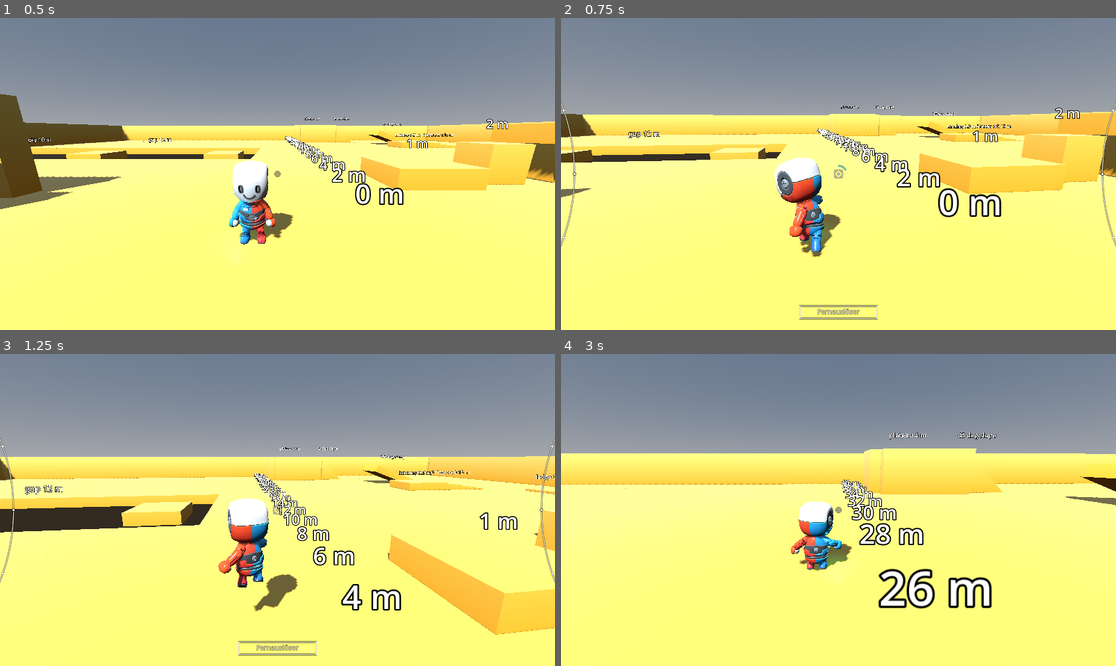
Above: before the commit, frames 1-4 (two rows, left to right).
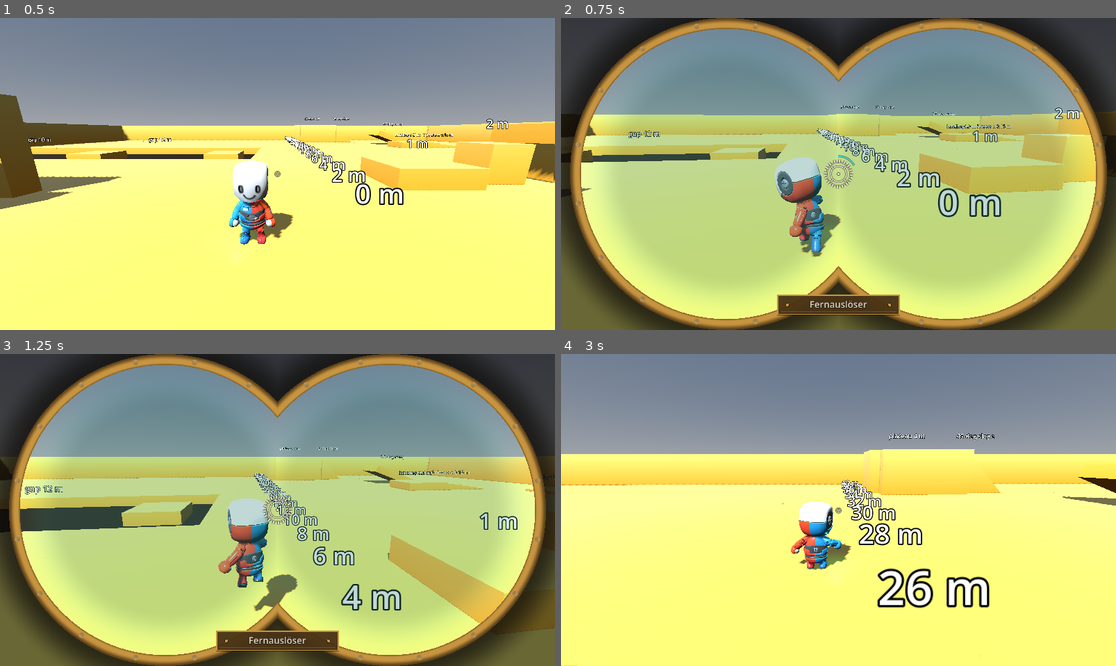
Above: after the commit, the same moments.

Repository: bistlaudio/Attimo
Game: Godot game, scene res://scenes/test/movement_gym.tscn
Two runs of this game, one before a commit and one after it. Both use one fixed random seed, a clock stepped at 60 frames per second and the inputs below.
Inputs (mouse positions are in pixels of both pictures, inside the frame that each line leads up to):
- Up to frame 1 (0.5 s): no input
- Up to frame 2 (0.75 s): tap Enter at 0.5 s; move the mouse to (866, 174) at 0.52 s; hold W (move_forward) from 0.53 s (still down); hold Right mouse button (aim) from 0.53 s (still down); click (866, 174) at 0.67 s
- Up to frame 3 (1.25 s): keep holding W (move_forward); keep holding Right mouse button (aim); tap Space (jump) at 0.77, 1.07 s; tap Shift (dash) at 0.8 s
- Up to frame 4 (3 s): keep holding W (move_forward); move the mouse to (810, 510) at 1.27 s; release Right mouse button (aim) at 1.28 s; tap Shift (dash) at 1.35 s; click (810, 510) at 1.42 s; tap Space (jump) at 1.52, 1.55, 1.82 s; move the mouse to (849, 503) at 2.02 s; hold Space (jump) 2.03-2.78 s; click (849, 503) at 2.17 s; right-click (849, 503) at 2.3 s; move the mouse to (832, 516) at 2.77 s; right-click (832, 516) at 2.85 s; click (832, 516) at 2.92 s

Frame 1 is identical in both runs. In frame 2, 82% of the frame differs, in the area x 0-100%, y 0-100%; in frame 3, 81%; in frame 4, 2.9%.

Commit message:
feat(hud): bigger goggle HUD with lens overlay, snap-in animation and aim jolt
Replaces the thin edge arcs with a full-screen lens shader (two round lenses,
dark vignette, thick brass rim with rivets), a larger reticle with a rotating
gear ring and a brass module plate. All sizes scale with screen height. The
lens snaps in with an overshoot plus a HUD jolt; CameraRig adds a decaying
goggle_snap offset and FOV punch on aim press.

Co-Authored-By: Claude Sonnet 5.5 <noreply@anthropic.com>

Diff:
--- a/attimo/scripts/camera/camera_rig.gd
+++ b/attimo/scripts/camera/camera_rig.gd
@@ -113,6 +113,11 @@
 @export_range(0.01, 1.0, 0.01) var aim_blend_time: float = 0.18
 ## Factor on the look sensitivity while aiming, scaled in with the aim weight (D-15).
 @export_range(0.1, 1.5, 0.05) var aim_sensitivity_factor: float = 0.8
+## Goggle snap: a short decaying jolt when aim starts. Amplitude in m (arm offset), FOV punch in degrees (widens, then
+## settles) and duration in seconds. Set the amplitude and the punch to zero to switch it off.
+@export_range(0.0, 0.3, 0.005) var snap_shake_amplitude: float = 0.06
+@export_range(0.0, 10.0, 0.1) var snap_fov_punch: float = 4.0
+@export_range(0.05, 1.0, 0.01) var snap_time: float = 0.22
 @export_group("")
 
 @export_group("Crosshair ray")
@@ -149,6 +154,7 @@
 var _aim_linear: float = 0.0
 ## True while the &"aim" FOV and offset sources are registered by this rig.
 var _aim_sources_written: bool = false
+var _snap_left: float = 0.0
 
 ## Rotation added by auto-follow since steering was last re-based (A40).
 var _auto_offset: float = 0.0
@@ -274,6 +280,7 @@
 	rotation.y = yaw
 	pitch_node.rotation.x = pitch
 	_update_aim(delta)
+	_update_snap(delta)
 	_max_arm_length = lerpf(_max_arm_length, zoom_distance, 1.0 - exp(-zoom_rate * delta))
 	spring_arm.position = base_shoulder_offset + _offset_total()
 	camera.fov = get_fov_total()
@@ -300,12 +307,29 @@
 		_aim_sources_written = false
 
 
+## Decaying jolt on the &"goggle_snap" sources, cleared when it ends. Stacks with aim and any other kick.
+func _update_snap(delta: float) -> void:
+	if _snap_left <= 0.0:
+		return
+	_snap_left = maxf(_snap_left - delta, 0.0)
+	if _snap_left <= 0.0:
+		clear_offset(&"goggle_snap")
+		clear_fov_offset(&"goggle_snap")
+		return
+	var decay: float = _snap_left / maxf(snap_time, 0.01)
+	decay *= decay
+	var phase: float = (snap_time - _snap_left) * 80.0
+	set_offset(&"goggle_snap", Vector3(sin(phase * 1.3), cos(phase * 1.7) * 0.7, 0.0) * snap_shake_amplitude * decay)
+	set_fov_offset(&"goggle_snap", snap_fov_punch * decay)
+
+
 ## On aim enter the steering offset is dropped and a running recenter stops, so steering_yaw() equals yaw (Pitfall 9).
 func _on_aim_changed(active: bool) -> void:
 	_aim_target = 1.0 if active else 0.0
 	if active:
 		_auto_offset = 0.0
 		_recentering = false
+		_snap_left = snap_time
 
 
 ## Where the crosshair ray starts: the camera `origin` pushed along `forward` to the plane through `pivot` (level with
--- a/attimo/scripts/ui/crosshair.gd
+++ b/attimo/scripts/ui/crosshair.gd
@@ -1,10 +1,13 @@
 class_name Crosshair
 extends CanvasLayer
-## Reticle and goggle HUD (D-13, D-01, D-02, CAM-02, CAM-04, CAM-06): thin white lines drawn in code, no image asset.
+## Reticle and goggle HUD (D-13, D-01, D-02, CAM-02, CAM-04, CAM-06): lines drawn in code plus one lens shader.
 ## The reticle is always on: outside aim mode only a small centre dot and a thin ring. While the aim button is held
-## (hud_visible, driven by EventBus.aim_changed, gameplay never calls it) the goggle HUD adds the rim arcs with rivets at
-## the left and right screen edges, the four gear notches, a charge arc while the big pulse charges, and a module frame
-## at the bottom centre with the active module name.
+## (hud_visible, driven by EventBus.aim_changed, gameplay never calls it) the goggle HUD shows a full-screen lens overlay
+## (goggle_lens.gdshader: two round lenses, dark vignette outside, thick brass rim with rivets) that snaps in with a
+## small overshoot and a HUD jolt, a big reticle ring with notches and a slowly rotating gear ring (faster while the big
+## pulse charges), a charge arc, and a brass module plate at the bottom centre with the active module name.
+## Everything is sized from the screen height (ui_reference_height), so it keeps its proportions at any resolution.
+## The camera jolt on aim press lives in CameraRig (goggle snap), not here.
 ## The reticle is cream with no target, turquoise on a valid target (a second outer ring when the target needs the big
 ## pulse) and dimmed with a diagonal stroke for an invalid or out-of-range target. It dims during the shot cooldown.
 ## The NearPrompt child is a cream "E" keycap over HandController.prompt_target (the nearest grabbable lever or crank in
@@ -15,9 +18,41 @@
 ## Radius of the centre dot in pixels.
 @export var dot_radius: float = 2.0
 ## Radius of the thin ring in pixels.
-@export var ring_radius: float = 8.0
+@export var ring_radius: float = 18.0
 ## Line width of the ring in pixels.
-@export var ring_width: float = 1.5
+@export var ring_width: float = 2.5
+## Length of the four notches on the ring in pixels.
+@export var notch_length: float = 7.0
+## Screen height in pixels at which the pixel sizes below apply 1:1; the HUD scales with height / this.
+@export var ui_reference_height: float = 720.0
+@export_group("Gear ring")
+## Gap between the reticle ring and the gear ring in pixels.
+@export var gear_gap: float = 9.0
+## Length of the gear teeth in pixels.
+@export var gear_tooth_length: float = 6.0
+## Number of gear teeth.
+@export var gear_teeth: int = 16
+## Idle rotation of the gear ring in degrees per second.
+@export var gear_speed_deg: float = 25.0
+## Extra rotation speed at full charge in degrees per second.
+@export var gear_charge_speed_deg: float = 420.0
+@export_group("Lens")
+## Seconds the lens overlay takes to snap in (overshoot included) and to snap out.
+@export var lens_open_time: float = 0.18
+@export var lens_close_time: float = 0.1
+## Overlay scale at the start of the snap-in (1.0 = no zoom).
+@export var lens_intro_scale: float = 1.15
+## HUD jolt on aim press: amplitude in pixels and duration in seconds.
+@export var hud_jolt_pixels: float = 9.0
+@export var hud_jolt_time: float = 0.2
+@export_group("Module plate")
+## Size of the brass module plate in pixels, its distance from the bottom edge and the font size.
+@export var plate_size: Vector2 = Vector2(280.0, 44.0)
+@export var plate_bottom_gap: float = 36.0
+@export var plate_font_size: int = 22
+@export var plate_fill: Color = Color(0.3, 0.21, 0.09, 0.92)
+@export var plate_border: Color = Color(0.78, 0.58, 0.25, 1.0)
+@export_group("")
 ## Radius of the thin idle ring (no goggle HUD) in pixels.
 @export var idle_ring_radius: float = 5.0
 ## Alpha of the idle reticle outside aim mode.
@@ -40,17 +75,13 @@
 
 const RING_POINTS: int = 48
 const OUTLINE_EXTRA: float = 2.0
-const NOTCH_LENGTH: float = 3.0
 const NOTCH_ANGLES_DEG: Array[float] = [45.0, 135.0, 225.0, 315.0]
 const OUTER_RING_GAP: float = 5.0
-const CHARGE_RING_GAP: float = 9.0
-const RIM_RADIUS_FACTOR: float = 0.62
-const RIM_INSET: float = 28.0
-const RIM_HALF_SPAN_DEG: float = 24.0
-const RIVET_RADIUS: float = 2.5
-const FRAME_SIZE: Vector2 = Vector2(160.0, 26.0)
-const FRAME_BOTTOM_GAP: float = 24.0
-const FRAME_FONT_SIZE: int = 14
+const CHARGE_RING_GAP: float = 8.0
+const RIVET_RADIUS: float = 3.5
+const LENS_SHADER: String = "res://scripts/ui/goggle_lens.gdshader"
+const IDLE_RING_WIDTH: float = 1.05
+const BACK_OVERSHOOT: float = 1.70158
 const COOLDOWN_ALPHA: float = 0.5
 const INVALID_ALPHA: float = 0.35
 const PROMPT_LIFT: float = 0.35
@@ -58,6 +89,13 @@
 
 var _cooldown_dim: bool = false
 var _prompt_style: StyleBoxFlat
+var _lens: ColorRect
+var _lens_material: ShaderMaterial
+var _open_t: float = 0.0
+var _gear_angle: float = 0.0
+var _jolt_left: float = 0.0
+var _jolt_clock: float = 0.0
+var _u: float = 1.0
 
 @onready var _reticle: Control = $Reticle
 @onready var _prompt: Control = $NearPrompt
@@ -73,10 +111,12 @@
 	_prompt.visible = false
 	_prompt.draw.connect(_draw_prompt)
 	_reticle.draw.connect(_draw_reticle)
+	_build_lens()
 	EventBus.aim_changed.connect(_on_aim_changed)
 
 
-func _process(_delta: float) -> void:
+func _process(delta: float) -> void:
+	_update_lens(delta)
 	var hand: HandController = get_tree().get_first_node_in_group(&"hand_controller") as HandController
 	_update_prompt(hand)
 	if hand == null:
@@ -136,7 +176,54 @@
 
 func _on_aim_changed(active: bool) -> void:
 	hud_visible = active
-	_reticle.queue_redraw()
+	if active:
+		_jolt_left = hud_jolt_time
+		_jolt_clock = 0.0
+	_reticle.queue_redraw()
+
+
+## The lens overlay is a full-screen ColorRect with the goggle shader, behind the reticle, ignoring the mouse.
+func _build_lens() -> void:
+	_lens = ColorRect.new()
+	_lens.name = "Lens"
+	_lens.mouse_filter = Control.MOUSE_FILTER_IGNORE
+	_lens.set_anchors_preset(Control.PRESET_FULL_RECT)
+	_lens.visible = false
+	_lens_material = ShaderMaterial.new()
+	_lens_material.shader = load(LENS_SHADER) as Shader
+	_lens.material = _lens_material
+	add_child(_lens)
+	move_child(_lens, 0)
+
+
+## Snap-in (back ease, small overshoot) and snap-out of the lens, the HUD jolt and the gear rotation.
+func _update_lens(delta: float) -> void:
+	var goal: float = 1.0 if hud_visible else 0.0
+	var time: float = lens_open_time if hud_visible else lens_close_time
+	_open_t = move_toward(_open_t, goal, delta / maxf(time, 0.01))
+	var eased: float = _open_t * _open_t
+	if hud_visible:
+		var shifted: float = _open_t - 1.0
+		eased = 1.0 + (BACK_OVERSHOOT + 1.0) * shifted * shifted * shifted + BACK_OVERSHOOT * shifted * shifted
+	var jolt: Vector2 = Vector2.ZERO
+	if _jolt_left > 0.0:
+		_jolt_left = maxf(_jolt_left - delta, 0.0)
+		_jolt_clock += delta
+		var decay: float = _jolt_left / maxf(hud_jolt_time, 0.01)
+		jolt = Vector2(sin(_jolt_clock * 71.0), cos(_jolt_clock * 93.0)) * hud_jolt_pixels * decay * decay
+	_reticle.position = jolt
+	if _lens == null:
+		return
+	_lens.visible = _open_t > 0.0
+	if not _lens.visible or _lens.size.y <= 0.0:
+		return
+	_lens_material.set_shader_parameter(&"open", eased)
+	_lens_material.set_shader_parameter(&"aspect", _lens.size.x / _lens.size.y)
+	_lens_material.set_shader_parameter(&"shake", jolt / _lens.size.y)
+	_lens_material.set_shader_parameter(&"intro_scale", lens_intro_scale)
+	if hud_visible:
+		_gear_angle += deg_to_rad(gear_speed_deg + gear_charge_speed_deg * charge * charge) * delta
+		_reticle.queue_redraw()
 
 
 ## Places the E keycap over HandController.prompt_target, hidden without a finite point in front of the camera.
@@ -159,6 +246,7 @@
 
 func _draw_reticle() -> void:
 	var size: Vector2 = _reticle.size
+	_u = clampf(size.y / maxf(ui_reference_height, 1.0), 0.75, 3.0)
 	var centre: Vector2 = size * 0.5
 	var tint: Color = lock_color if locked else color
 	if state == Targeting.State.INVALID:
@@ -169,57 +257,65 @@
 		var idle: Color = Color(color.r, color.g, color.b, color.a * idle_alpha)
 		_reticle.draw_circle(centre, dot_radius + OUTLINE_EXTRA * 0.5, outline_color)
 		_reticle.draw_circle(centre, dot_radius, idle)
-		_arc(centre, idle_ring_radius, 0.0, TAU, idle, ring_width * 0.7)
-		return
-	_draw_rim(size)
+		_arc(centre, idle_ring_radius, 0.0, TAU, idle, IDLE_RING_WIDTH)
+		return
 	_draw_ring(centre, tint)
+	_draw_gear(centre, tint)
 	if charge > 0.0:
-		_arc(centre, ring_radius + CHARGE_RING_GAP, -PI * 0.5, -PI * 0.5 + TAU * charge, lock_color, ring_width)
-	_draw_module_frame(size)
+		var charge_radius: float = (ring_radius + gear_gap + gear_tooth_length + CHARGE_RING_GAP) * _u
+		_arc(centre, charge_radius, -PI * 0.5, -PI * 0.5 + TAU * charge, lock_color, ring_width * _u)
+	_draw_module_plate(size)
 
 
 func _draw_ring(centre: Vector2, tint: Color) -> void:
-	_reticle.draw_circle(centre, dot_radius + OUTLINE_EXTRA * 0.5, outline_color)
-	_reticle.draw_circle(centre, dot_radius, tint)
-	_arc(centre, ring_radius, 0.0, TAU, tint, ring_width)
+	var radius: float = ring_radius * _u
+	var width: float = ring_width * _u
+	_reticle.draw_circle(centre, (dot_radius * 1.5 + OUTLINE_EXTRA * 0.5) * _u, outline_color)
+	_reticle.draw_circle(centre, dot_radius * 1.5 * _u, tint)
+	_arc(centre, radius, 0.0, TAU, tint, width)
 	for angle_deg: float in NOTCH_ANGLES_DEG:
 		var direction: Vector2 = Vector2.from_angle(deg_to_rad(angle_deg))
-		_line(centre + direction * ring_radius, centre + direction * (ring_radius + NOTCH_LENGTH), tint, ring_width)
+		_line(centre + direction * radius, centre + direction * (radius + notch_length * _u), tint, width)
 	if state == Targeting.State.VALID_BIG:
-		_arc(centre, ring_radius + OUTER_RING_GAP, 0.0, TAU, tint, ring_width * 0.7)
+		_arc(centre, radius + OUTER_RING_GAP * _u, 0.0, TAU, tint, width * 0.7)
 	if state == Targeting.State.INVALID:
-		var reach: float = ring_radius + NOTCH_LENGTH
-		_line(centre + Vector2(-reach, reach), centre + Vector2(reach, -reach), tint, ring_width)
-
-
-## Two thin arcs hugging the left and right screen edges, with three rivets each.
-func _draw_rim(size: Vector2) -> void:
-	var radius: float = size.y * RIM_RADIUS_FACTOR
-	var span: float = deg_to_rad(RIM_HALF_SPAN_DEG)
-	var left_centre: Vector2 = Vector2(RIM_INSET - radius, size.y * 0.5)
-	var right_centre: Vector2 = Vector2(size.x - RIM_INSET + radius, size.y * 0.5)
-	_arc(left_centre, radius, -span, span, color, ring_width)
-	_arc(right_centre, radius, PI - span, PI + span, color, ring_width)
-	for fraction: float in [-0.8, 0.0, 0.8]:
-		_rivet(left_centre + Vector2.from_angle(span * fraction) * radius)
-		_rivet(right_centre + Vector2.from_angle(PI + span * fraction) * radius)
+		var reach: float = radius + notch_length * _u
+		_line(centre + Vector2(-reach, reach), centre + Vector2(reach, -reach), tint, width)
+
+
+## Gear ring around the reticle: a thin circle with short radial teeth that turns (faster while charging).
+func _draw_gear(centre: Vector2, tint: Color) -> void:
+	var radius: float = (ring_radius + gear_gap) * _u
+	var tooth: float = gear_tooth_length * _u
+	_arc(centre, radius, 0.0, TAU, tint, ring_width * 0.6 * _u)
+	var count: int = maxi(gear_teeth, 1)
+	for i: int in count:
+		var direction: Vector2 = Vector2.from_angle(_gear_angle + TAU * float(i) / float(count))
+		_line(centre + direction * radius, centre + direction * (radius + tooth), tint, ring_width * 1.4 * _u)
 
 
 func _rivet(at: Vector2) -> void:
-	_reticle.draw_circle(at, RIVET_RADIUS + OUTLINE_EXTRA * 0.5, outline_color)
-	_reticle.draw_circle(at, RIVET_RADIUS, color)
-
-
-func _draw_module_frame(size: Vector2) -> void:
+	_reticle.draw_circle(at, (RIVET_RADIUS + OUTLINE_EXTRA * 0.5) * _u, outline_color)
+	_reticle.draw_circle(at, RIVET_RADIUS * _u, plate_border)
+
+
+## Brass plate at the bottom centre with the active module name.
+func _draw_module_plate(size: Vector2) -> void:
 	if module_name.is_empty():
 		return
-	var rect: Rect2 = Rect2(Vector2((size.x - FRAME_SIZE.x) * 0.5, size.y - FRAME_BOTTOM_GAP - FRAME_SIZE.y), FRAME_SIZE)
-	_reticle.draw_rect(rect, outline_color, false, ring_width + OUTLINE_EXTRA)
-	_reticle.draw_rect(rect, color, false, ring_width)
+	var plate: Vector2 = plate_size * _u
+	var rect: Rect2 = Rect2(Vector2((size.x - plate.x) * 0.5, size.y - plate_bottom_gap * _u - plate.y), plate)
+	_reticle.draw_rect(rect.grow(2.0 * _u), outline_color, true)
+	_reticle.draw_rect(rect, plate_fill, true)
+	_reticle.draw_rect(rect, plate_border, false, 3.0 * _u)
+	_reticle.draw_rect(rect.grow(-6.0 * _u), plate_border.darkened(0.45), false, 1.0 * _u)
+	_rivet(rect.position + Vector2(plate.y * 0.5, plate.y * 0.5))
+	_rivet(rect.position + Vector2(plate.x - plate.y * 0.5, plate.y * 0.5))
 	var font: Font = ThemeDB.fallback_font
-	var baseline: Vector2 = Vector2(rect.position.x, rect.position.y + FRAME_SIZE.y * 0.5 + FRAME_FONT_SIZE * 0.35)
-	_reticle.draw_string_outline(font, baseline, module_name, HORIZONTAL_ALIGNMENT_CENTER, FRAME_SIZE.x, FRAME_FONT_SIZE, 3, outline_color)
-	_reticle.draw_string(font, baseline, module_name, HORIZONTAL_ALIGNMENT_CENTER, FRAME_SIZE.x, FRAME_FONT_SIZE, color)
+	var font_size: int = int(plate_font_size * _u)
+	var baseline: Vector2 = Vector2(rect.position.x, rect.position.y + plate.y * 0.5 + font_size * 0.35)
+	_reticle.draw_string_outline(font, baseline, module_name, HORIZONTAL_ALIGNMENT_CENTER, plate.x, font_size, 4, outline_color)
+	_reticle.draw_string(font, baseline, module_name, HORIZONTAL_ALIGNMENT_CENTER, plate.x, font_size, color)
 
 
 ## A line with a dark outline under it.
--- /dev/null
+++ b/attimo/scripts/ui/goggle_lens.gdshader
@@ -0,0 +1,59 @@
+shader_type canvas_item;
+// Goggle overlay: two overlapping round lenses (binocular figure of eight). Outside the lenses the screen is darkened,
+// the lens edge is a thick brass rim with rivets, the inside gets a faint turquoise tint. All sizes are in units of
+// the screen height, so the look scales with the resolution.
+
+uniform float open : hint_range(0.0, 1.5) = 1.0;
+uniform float aspect = 1.7778;
+uniform vec2 shake = vec2(0.0);
+uniform float lens_radius = 0.5;
+uniform float lens_offset = 0.36;
+uniform float rim_width = 0.035;
+uniform float rivet_count = 16.0;
+uniform float intro_scale = 1.15;
+uniform float vignette_alpha = 0.62;
+uniform vec4 brass : source_color = vec4(0.78, 0.58, 0.25, 1.0);
+uniform vec4 brass_dark : source_color = vec4(0.36, 0.25, 0.1, 1.0);
+uniform vec4 shade : source_color = vec4(0.05, 0.04, 0.03, 1.0);
+uniform vec4 tint : source_color = vec4(0.25, 0.9, 0.85, 0.07);
+
+void fragment() {
+	float fade = clamp(open, 0.0, 1.0);
+	float zoom = mix(intro_scale, 1.0, open);
+	vec2 p = ((UV - 0.5) * vec2(aspect, 1.0) - shake) / zoom;
+
+	vec2 cl = vec2(-lens_offset, 0.0);
+	vec2 cr = vec2(lens_offset, 0.0);
+	float dl = length(p - cl);
+	float dr = length(p - cr);
+	bool left = dl < dr;
+	float dist = left ? dl : dr;
+	vec2 centre = left ? cl : cr;
+	float sd = dist - lens_radius; // < 0 inside the lens
+
+	vec4 col;
+	if (sd > 0.0) {
+		// Outside: dark vignette with a soft shadow cast by the rim.
+		float shadow = 1.0 - smoothstep(0.0, 0.12, sd);
+		col = vec4(shade.rgb, clamp(vignette_alpha + shadow * 0.25, 0.0, 1.0));
+	} else if (sd > -rim_width) {
+		// Rim: bevelled brass, dark on the outer edge, bright on the inner edge.
+		float t = (-sd) / rim_width;
+		vec3 metal = mix(brass_dark.rgb, brass.rgb, smoothstep(0.0, 0.55, t));
+		metal = mix(metal, brass_dark.rgb, smoothstep(0.8, 1.0, t) * 0.6);
+		vec2 d = p - centre;
+		float ang = atan(d.y, d.x);
+		float cell = fract(ang * rivet_count / 6.2831853) - 0.5;
+		float tangent = cell * 6.2831853 * (lens_radius - rim_width * 0.5) / rivet_count;
+		float radial = (-sd) - rim_width * 0.5;
+		float rivet = 1.0 - smoothstep(rim_width * 0.2, rim_width * 0.28, length(vec2(radial, tangent)));
+		vec3 rivet_col = mix(brass_dark.rgb, vec3(0.95, 0.82, 0.55), 0.5 + 0.5 * (-radial / rim_width));
+		col = vec4(mix(metal, rivet_col, rivet), 1.0);
+	} else {
+		// Inside: nearly clear, faint turquoise tint, darker towards the rim.
+		float inner = smoothstep(-rim_width, -rim_width - 0.14, sd);
+		col = vec4(mix(tint.rgb, shade.rgb, inner * 0.5), tint.a + inner * 0.22);
+	}
+	col.a *= fade;
+	COLOR = col;
+}
--- a/attimo/tests/smoke/test_aim_camera.gd
+++ b/attimo/tests/smoke/test_aim_camera.gd
@@ -23,9 +23,25 @@
 func run(tree: SceneTree, check: Callable) -> void:
 	await tree.process_frame
 	await _scenario_blend(tree, check)
+	await _scenario_snap(tree, check)
 	await _scenario_sensitivity(tree, check)
 	await _scenario_recenter_and_follow(tree, check)
 	await _scenario_no_swap(tree, check)
+
+
+# (a2) the goggle snap: aim press adds a decaying jolt on the &"goggle_snap" sources that is gone after snap_time.
+func _scenario_snap(tree: SceneTree, check: Callable) -> void:
+	await _begin(tree)
+	_rig.snap_fov_punch = 4.0
+	_rig.snap_shake_amplitude = 0.06
+	Fixtures.send_action_event(&"aim", true)
+	await Fixtures.wait_physics(tree, TICK_FRAMES)
+	check.call(_rig._fov_sources.has(&"goggle_snap"), "(a2) aim press starts the goggle snap fov punch")
+	check.call(_rig._offset_sources.has(&"goggle_snap"), "(a2) aim press starts the goggle snap shake")
+	await Fixtures.wait_physics(tree, ceili(_rig.snap_time * 60.0) * TICK_FRAMES + TICK_FRAMES)
+	check.call(not _rig._fov_sources.has(&"goggle_snap") and not _rig._offset_sources.has(&"goggle_snap"), "(a2) the goggle snap sources are cleared after snap_time")
+	Fixtures.send_action_event(&"aim", false)
+	await Fixtures.wait_physics(tree, TICK_FRAMES)
 
 
 # (a) the blend: timing by tick count, full-weight FOV and offset, stacking with a kick, and the way back.
@@ -33,6 +49,9 @@
 	await _begin(tree)
 	var steps_full: int = ceili(_rig.aim_blend_time * 60.0)
 	check.call(_rig.aim_weight == 0.0, "(a) aim_weight is 0 before the hold")
+	# This scenario measures the pure aim blend, so the goggle snap jolt (own test below) is off.
+	_rig.snap_fov_punch = 0.0
+	_rig.snap_shake_amplitude = 0.0
 	# The rig stops processing before the hold, so only the hand-counted steps below move the blend.
 	_rig.set_process(false)
 	Fixtures.send_action_event(&"aim", true)
--- a/attimo/tests/smoke/test_crosshair.gd
+++ b/attimo/tests/smoke/test_crosshair.gd
@@ -61,4 +61,22 @@
 	bus.aim_changed.emit(false)
 	check.call(crosshair.visible and not crosshair.hud_visible, "the goggle HUD is off again when aim ends (hud_visible false)")
 
+	# Goggle lens overlay: hidden without aim, visible and fully open shortly after aim starts, ignores the mouse, gone again
+	# after aim ends. The brass plate and the gear need no state beyond the module name.
+	var lens: ColorRect = crosshair.get_node_or_null("Lens") as ColorRect
+	check.call(lens != null, "the goggle lens overlay exists")
+	if lens != null:
+		check.call(lens.mouse_filter == Control.MOUSE_FILTER_IGNORE, "the lens overlay ignores the mouse")
+		for _i: int in 30:
+			await tree.process_frame
+		check.call(not lens.visible, "the lens overlay is hidden without aim")
+		bus.aim_changed.emit(true)
+		for _i: int in 30:
+			await tree.process_frame
+		check.call(lens.visible, "the lens overlay is shown while aiming")
+		bus.aim_changed.emit(false)
+		for _i: int in 30:
+			await tree.process_frame
+		check.call(not lens.visible, "the lens overlay is hidden again after aim ends")
+
 	crosshair.free()
Not shown, added: attimo/scripts/ui/goggle_lens.gdshader.uid
